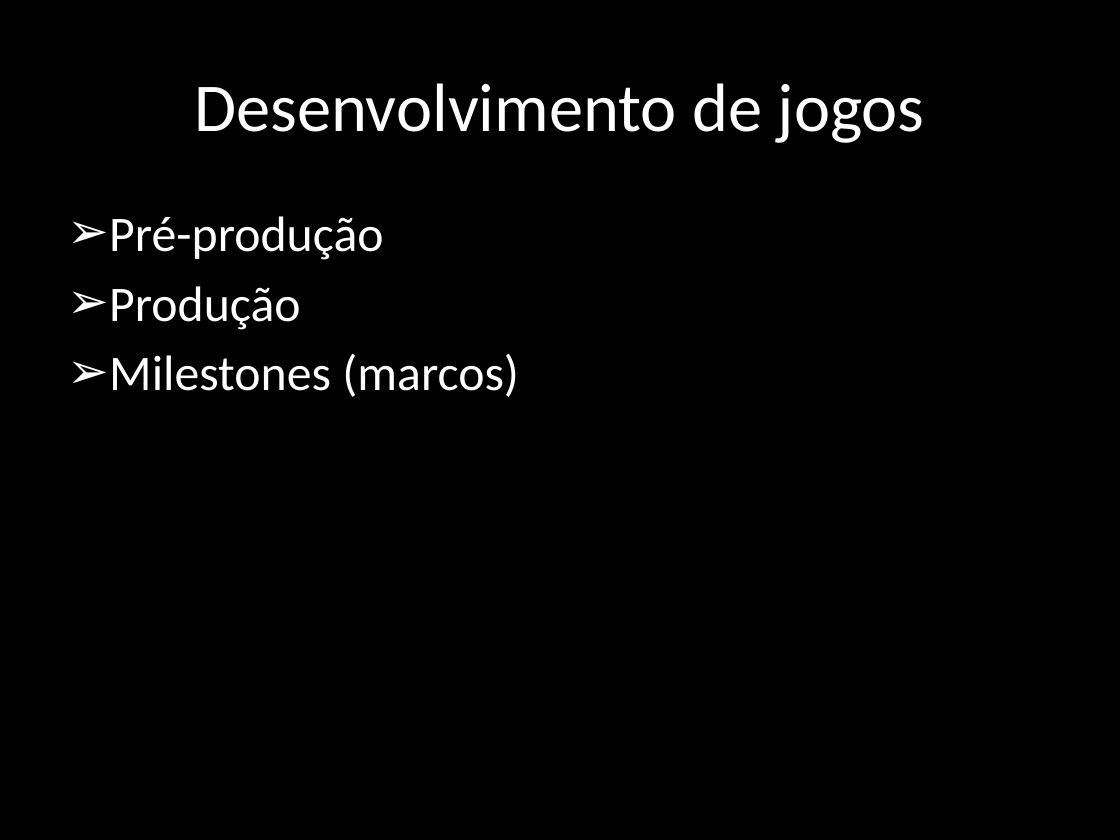
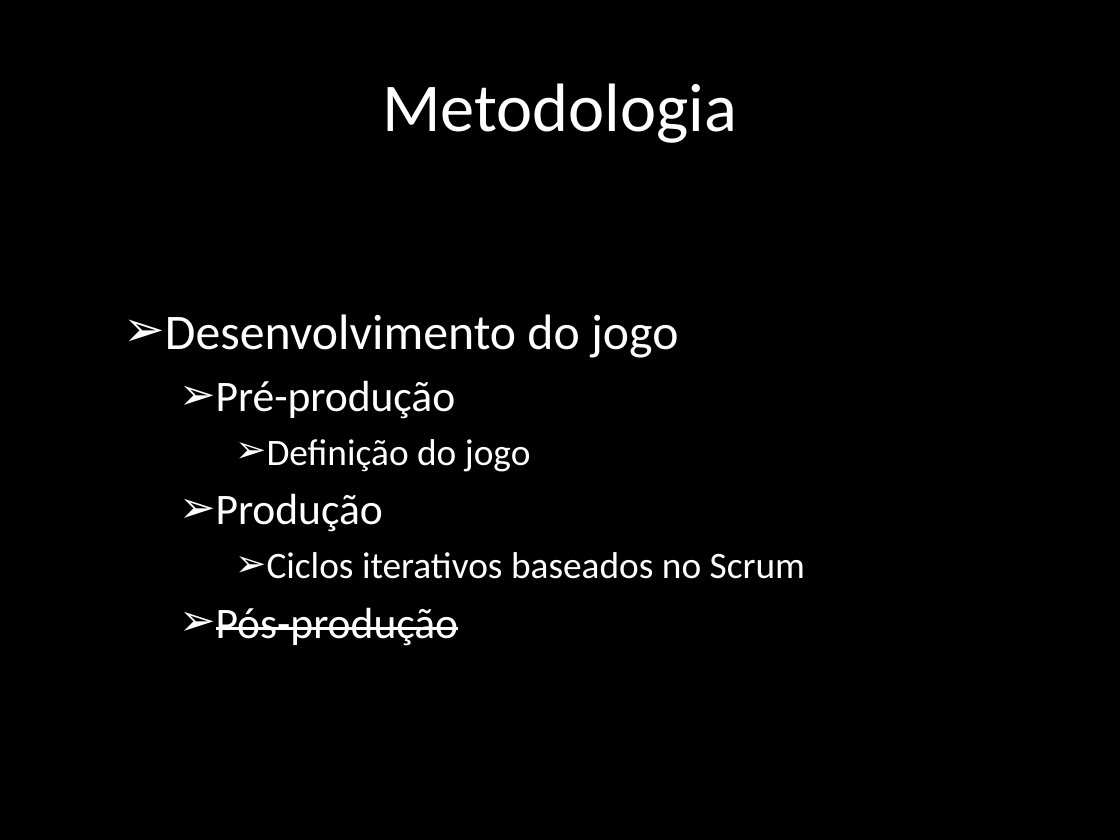
Before and after one commit to rafaelmoura0402/rafaelTCC, a slide deck: slide 8 of pre-projeto/apresentacao.pptx (slide 10 before the commit). Drawn at 1120x840 pixels with LibreOffice and Linux fonts; fonts in the diff are those of the drawing. Boxes give left, top, right and bottom in pixels: in the first picture for what was removed or moved away, otherwise in the second. Text is boxed around its words. In the diff, an @@ line names an element or a change of style, - is before the commit and + after.

```diff
--- a/pre-projeto/apresentacao.pptx
+++ b/pre-projeto/apresentacao.pptx
@@ title at (382, 83, 737, 143): text changed @@
-Desenvolvimento de jogos
+Metodologia
@@ text "Desenvolvimento do jogo" at (165, 314, 805, 646): vertical alignment top to middle @@
@@ text at (165, 314, 678, 358): paragraph added @@
+  ➢ Desenvolvimento do jogo
@@ text at (216, 380, 456, 532): size 32 to 28 pt in "Pré-produção", "Produção"; list level 1 to 3 in "Pré-produção"; list level 1 to 3 in "Produção" @@
@@ text at (267, 439, 531, 472): paragraph added @@
+      ➢ Definição do jogo
@@ text at (216, 552, 805, 646): text changed; size 32 to 24 pt @@
-➢ Milestones (marcos)
+      ➢ Ciclos iterativos baseados no Scrum
+    ➢ Pós-produção
```
Also in this commit, not shown: 6 other slides changed, 6 slides added, 5 slides removed.
